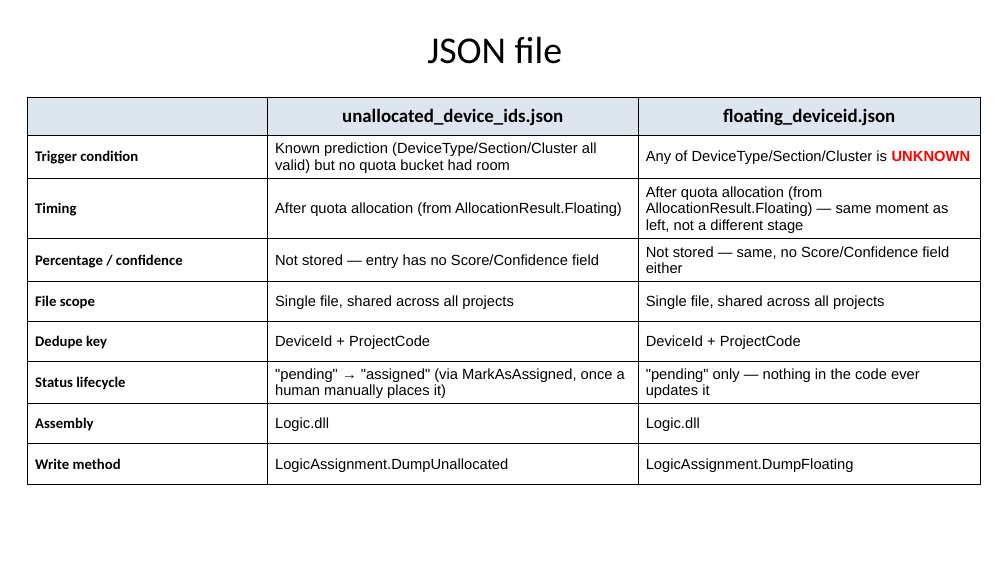
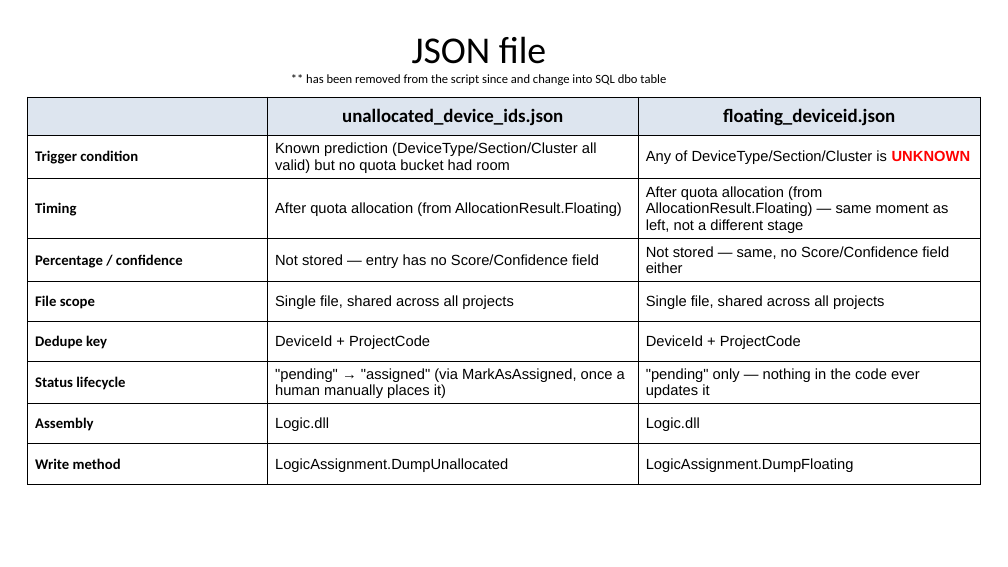
Before and after one commit to Syaziyah30/DeviceCluster, a slide deck: slide 16 of 1.training_model/supplementary/Device Identifier 20260717.pptx. Drawn at 1008x567 pixels with LibreOffice and Linux fonts; fonts in the diff are those of the drawing. Boxes give left, top, right and bottom in pixels: in the first picture for what was removed or moved away, otherwise in the second. Text is boxed around its words. In the diff, an @@ line names an element or a change of style, - is before the commit and + after.

```diff
--- a/1.training_model/supplementary/Device Identifier 20260717.pptx
+++ b/1.training_model/supplementary/Device Identifier 20260717.pptx
@@ text "JSON file" moved from (x1=427, y1=36, x2=562, y2=64) to (x1=306, y1=36, x2=666, y2=85) @@
@@ text at (x1=412, y1=36, x2=546, y2=64): alignment left to centre @@
@@ text at (x1=306, y1=74, x2=666, y2=85): paragraph added @@
+** has been removed from the script since and change into SQL dbo table
```
Also in this commit, not shown: 1 other slide changed, 1 slide added, 1 slide removed, 2 other files.
